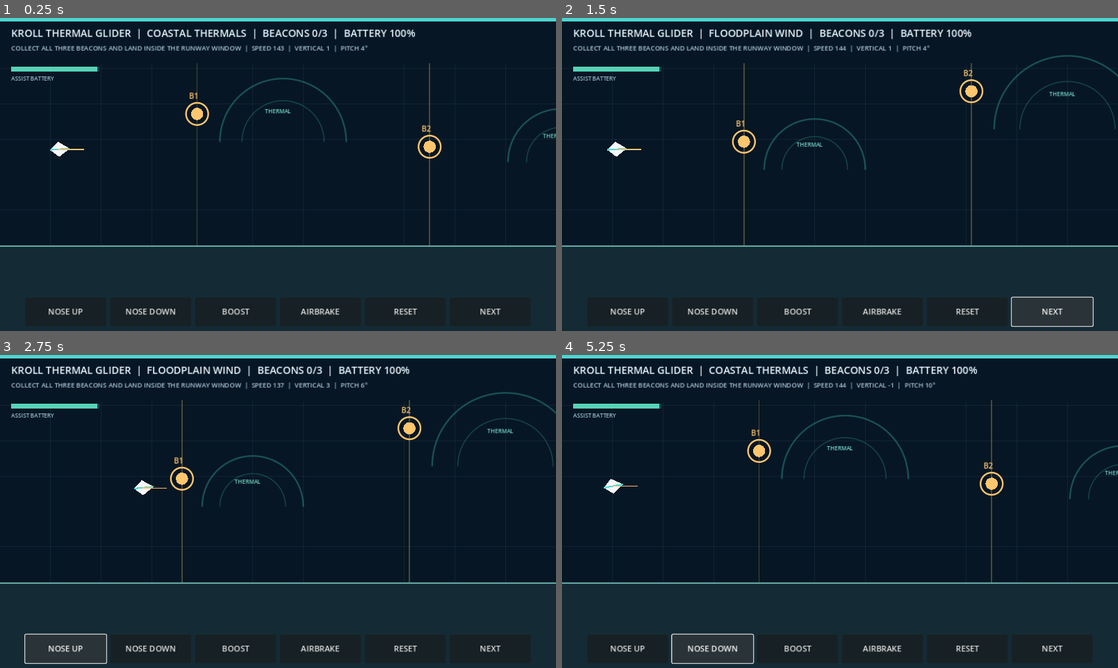
Above: before the commit, frames 1-4 (two rows, left to right).
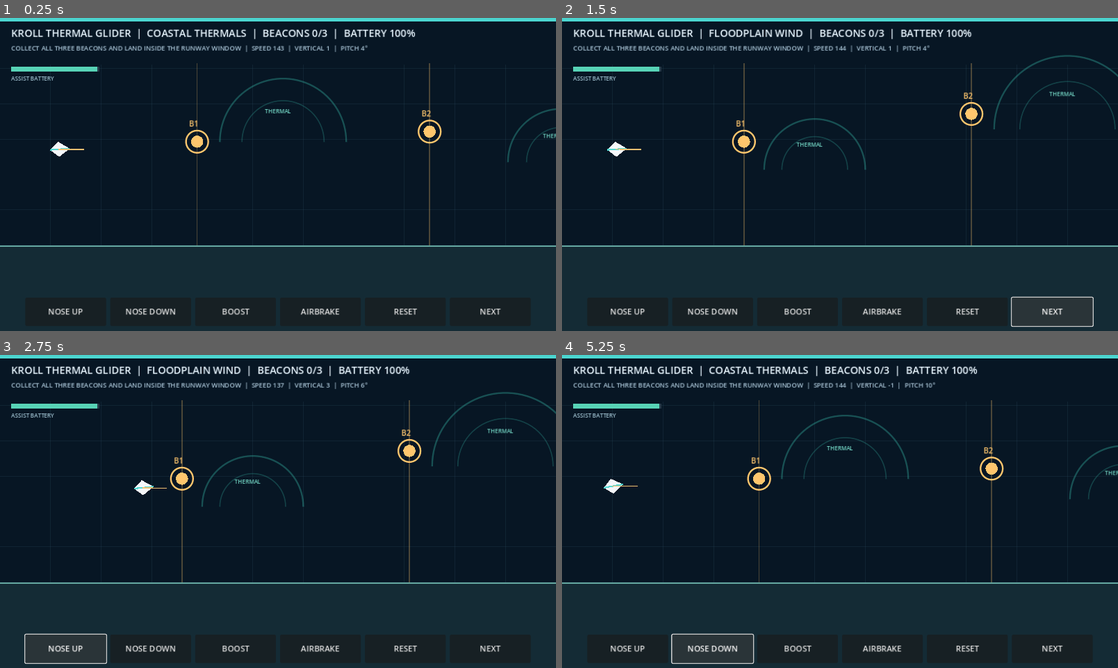
Above: after the commit, the same moments.

Repository: qaqp980520-prog/2126-Survival
Game: Godot game, scene res://main.tscn
Two runs of this game, one before a commit and one after it. Both use one fixed random seed, a clock stepped at 60 frames per second and the inputs below.
Inputs:
- Up to frame 1 (0.25 s): no input
- Up to frame 2 (1.5 s): click "NEXT" at 0.5 s; click "NEXT" at 1.25 s
- Up to frame 3 (2.75 s): click "NOSE UP" at 2 s
- Up to frame 4 (5.25 s): click "NOSE DOWN" at 2.75 s; tap Enter at 3.5 s; hold W 3.53-4.28 s; hold Shift 3.53-4.28 s; tap Space at 3.77, 4.52 s; hold S 4.28-5.03 s; tap R at 4.35 s; hold W from 5.03 s (still down); tap N at 5.1 s

The runs differ from the first frame. In frame 1, 0.7% of the frame differs, in the area x 33-80%, y 23-46%; in frame 2, 0.3%; in frame 3, 0.3%; in frame 4, 0.7%.

Commit message:
Run 68: tune survey beacons for reachable glider routes

Diff:
--- a/daily_games/KROLL_Thermal_Glider/rules.gd
+++ b/daily_games/KROLL_Thermal_Glider/rules.gd
@@ -12,7 +12,7 @@
 		"headwind": 6.0,
 		"runway_x": 1780.0,
 		"runway_y": 300.0,
-		"beacons": [Vector2(390.0, 190.0), Vector2(850.0, 255.0), Vector2(1280.0, 165.0)],
+		"beacons": [Vector2(390.0, 245.0), Vector2(850.0, 225.0), Vector2(1280.0, 255.0)],
 		"thermals": [
 			{"position": Vector2(560.0, 245.0), "radius": 125.0, "lift": 52.0},
 			{"position": Vector2(1110.0, 285.0), "radius": 105.0, "lift": 45.0}
@@ -25,7 +25,7 @@
 		"headwind": 13.0,
 		"runway_x": 1880.0,
 		"runway_y": 330.0,
-		"beacons": [Vector2(430.0, 150.0), Vector2(940.0, 205.0), Vector2(1390.0, 245.0)],
+		"beacons": [Vector2(430.0, 235.0), Vector2(940.0, 195.0), Vector2(1390.0, 250.0)],
 		"thermals": [
 			{"position": Vector2(670.0, 210.0), "radius": 115.0, "lift": 68.0},
 			{"position": Vector2(1210.0, 255.0), "radius": 90.0, "lift": 38.0}
@@ -38,7 +38,7 @@
 		"headwind": 2.0,
 		"runway_x": 1740.0,
 		"runway_y": 275.0,
-		"beacons": [Vector2(360.0, 245.0), Vector2(810.0, 145.0), Vector2(1240.0, 220.0)],
+		"beacons": [Vector2(360.0, 245.0), Vector2(810.0, 190.0), Vector2(1240.0, 245.0)],
 		"thermals": [
 			{"position": Vector2(500.0, 300.0), "radius": 100.0, "lift": 42.0},
 			{"position": Vector2(1000.0, 220.0), "radius": 145.0, "lift": 58.0},
